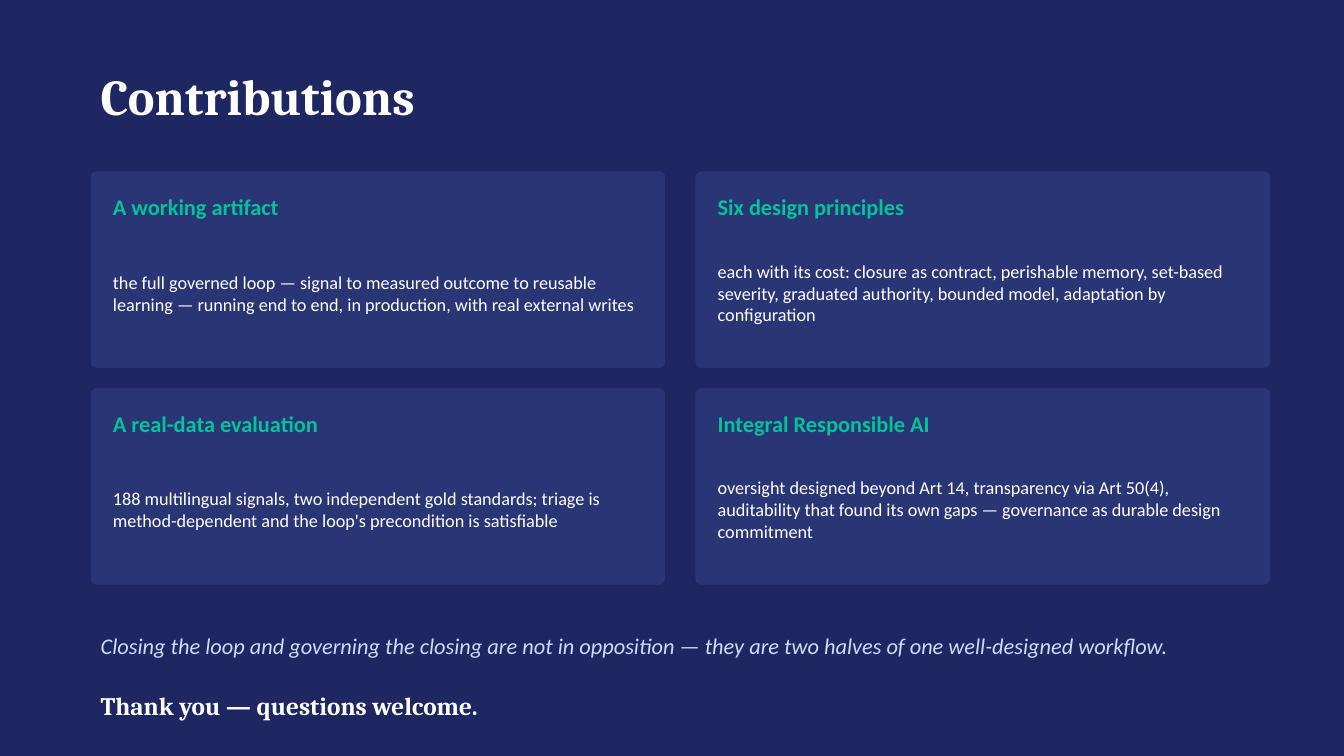
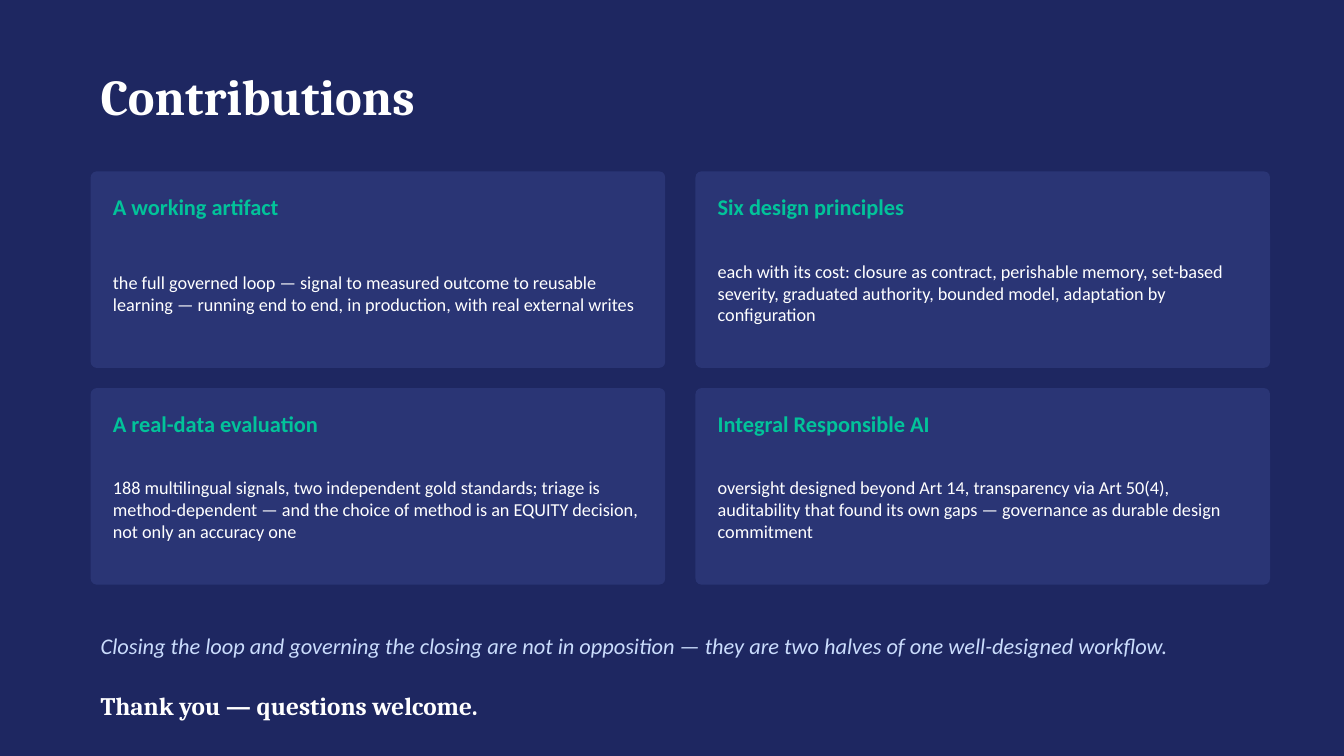
Before and after one commit to fogu13/CLARA, a slide deck: slide 20 of thesis/defense/defense_deck.pptx (slide 18 before the commit). Drawn at 1344x756 pixels with LibreOffice and Linux fonts; fonts in the diff are those of the drawing. Boxes give left, top, right and bottom in pixels: in the first picture for what was removed or moved away, otherwise in the second. Text is boxed around its words. In the diff, an @@ line names an element or a change of style, - is before the commit and + after.

```diff
--- a/thesis/defense/defense_deck.pptx
+++ b/thesis/defense/defense_deck.pptx
@@ text at (113,481,637,541): text changed @@
-188 multilingual signals, two independent gold standards; triage is method-dependent and the loop's precondition is satisfiable
+188 multilingual signals, two independent gold standards; triage is method-dependent — and the choice of method is an EQUITY decision, not only an accuracy one
```
Also in this commit, not shown: 10 other slides changed, 2 slides added, 1 other file.
